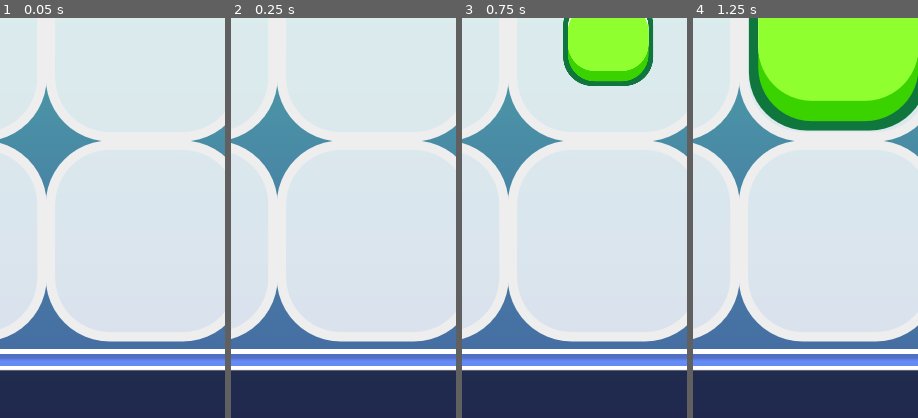
Above: before the commit, frames 1-4 (left to right).
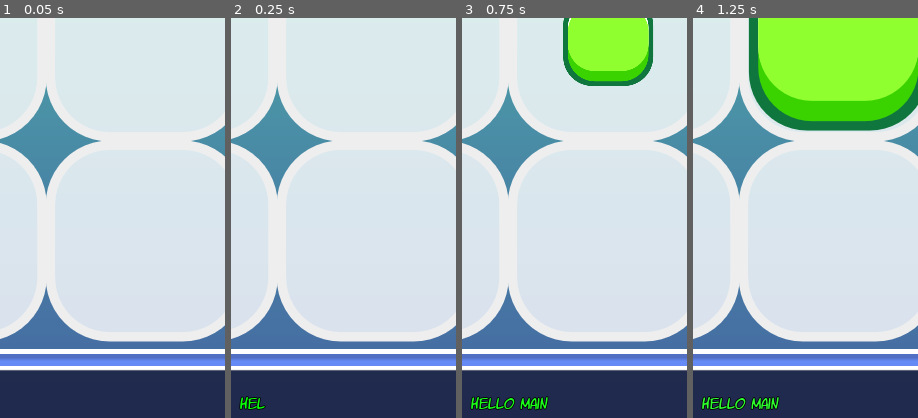
Above: after the commit, the same moments.

Repository: TimothyAlexisVass/a-game
Game: Godot game, scene res://scenes/main.tscn
Same seed, same stepped clock (60 frames per second), same inputs: the game is played once before the commit and once after it.
Inputs (mouse positions are % of the whole screen's width and height, from its top left):
- Up to frame 1 (0.05 s): no input
- Up to frame 2 (0.25 s): no input
- Up to frame 3 (0.75 s): click (50, 72) at 0.5 s
- Up to frame 4 (1.25 s): no input
The pictures show only the part of the screen within x 40-90%, y 13-63%; the shares and areas given below are measured in that part.

Frame 1 is identical in both runs. In frame 2, 0.3% of the frame differs, in the area x 3-16%, y 94-98%; in frame 3, 0.8%, in the area x 3-39%, y 94-98%; in frame 4, 0.8%.
Error in both runs: Invalid call. Nonexistent 'float' constructor. (res://scripts/main.gd:234)

Commit message:
Minor update.

Diff:
--- a/scripts/main.gd
+++ b/scripts/main.gd
@@ -44,8 +44,8 @@
 	get_tree().set_auto_accept_quit(false)
 
 func _ready():
-#	Global.data.name = JavaScript.eval("kongregate.services.getUsername()")
-#	display_notification("Hello " + name)
+	Global.data.name = JavaScript.eval("kongregate.services.getUsername()")
+	display_notification("Hello " + name)
 	Main.recycle_button.visible = false
 	Main.achievements_button.visible = false
 	Main.upgrades_button.disabled = true
Binary file added: idle/favicon.png
Binary file added: idle/index.png
Not shown, added: idle/idle.zip
Not shown, added: idle/index.html
Not shown, added: idle/index.js
Not shown, added: idle/index.pck
Not shown, added: idle/index.wasm
Not shown, changed: next-actions
